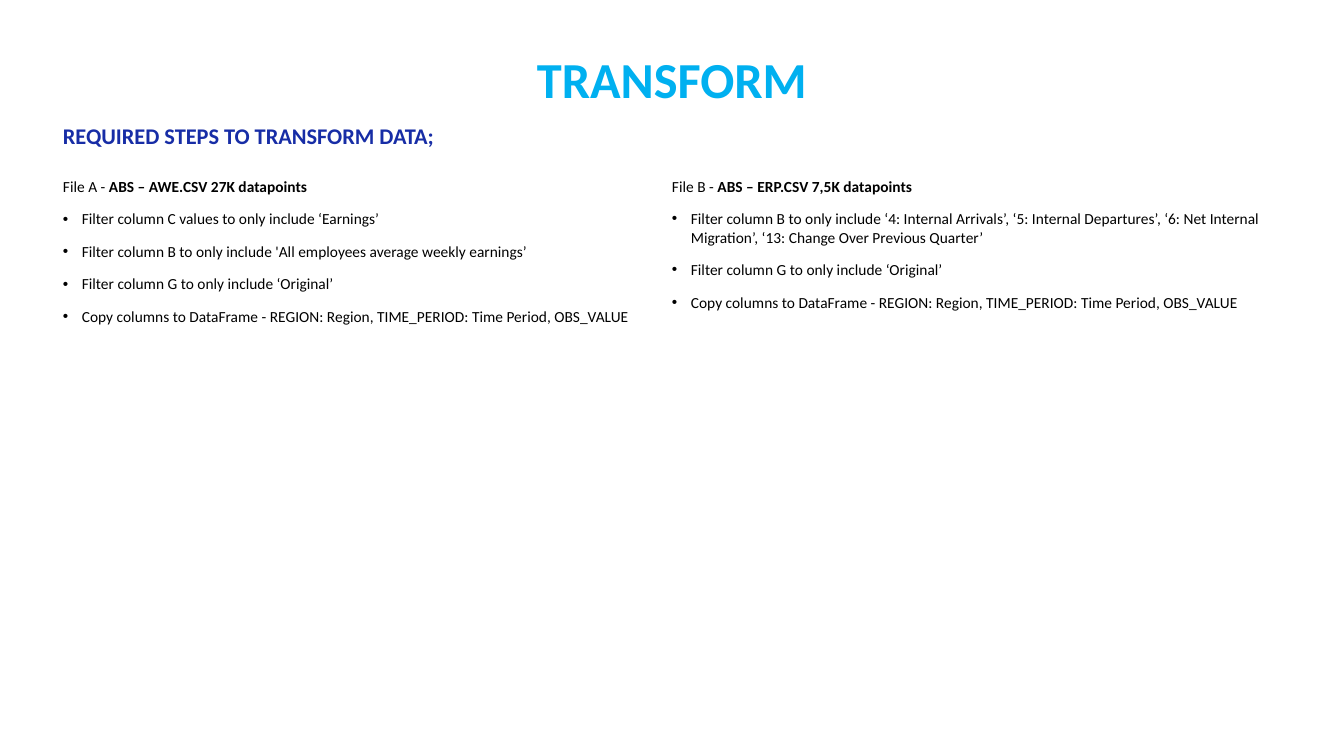
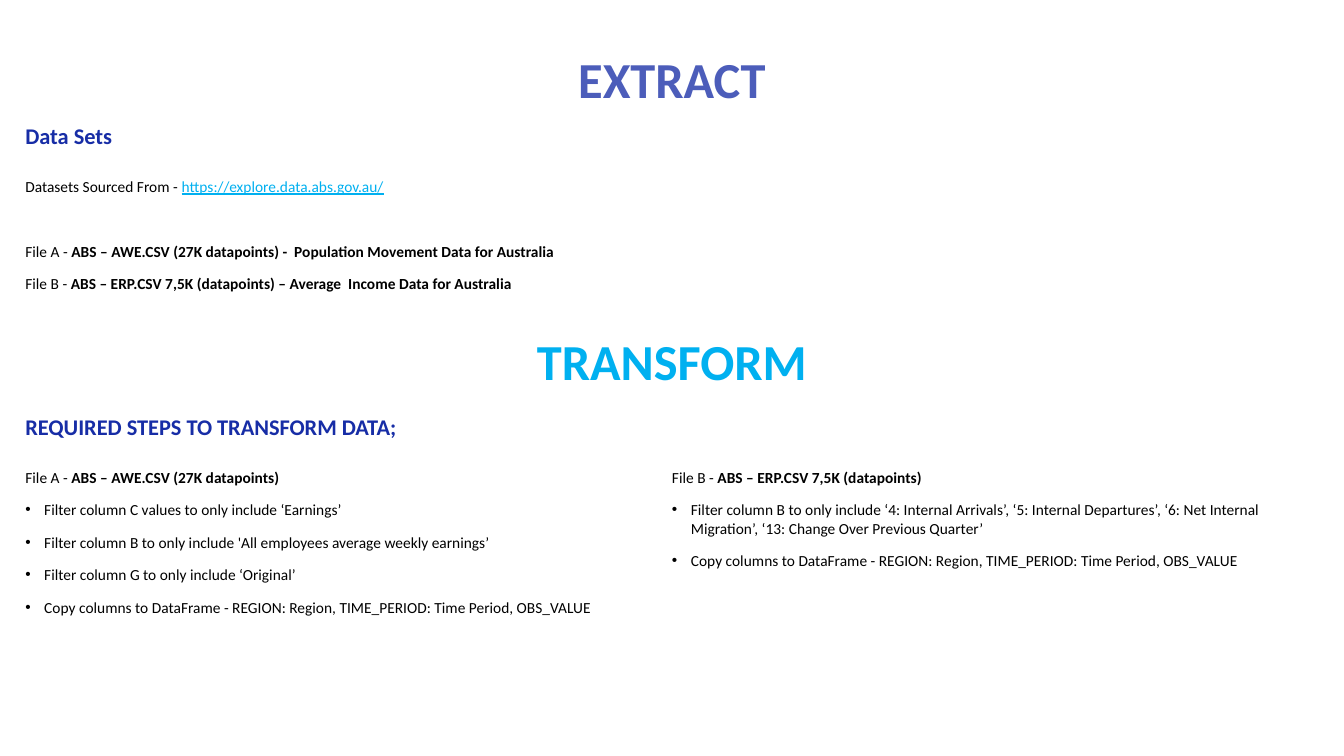
Before and after one commit to jonowood/Project_2, a slide deck: slide 3 of Project 2-ETL - ERP vs.AWE.pptx. Drawn at 1344x756 pixels with LibreOffice and Linux fonts; fonts in the diff are those of the drawing. Boxes give left, top, right and bottom in pixels: in the first picture for what was removed or moved away, otherwise in the second. Text is boxed around its words. In the diff, an @@ line names an element or a change of style, - is before the commit and + after.

```diff
--- a/Project 2-ETL - ERP vs.AWE.pptx
+++ b/Project 2-ETL - ERP vs.AWE.pptx
@@ text added at box(578, 65, 765, 99), 36 pt, text #4C5DBA, bold @@
+EXTRACT
@@ text added at box(25, 129, 112, 144), 16 pt, text #172DA6, bold @@
+Data Sets
@@ text added at box(25, 181, 554, 292), 11 pt, text #000000, bold @@
+Datasets Sourced From - https://explore.data.abs.gov.au/
+File A - ABS – AWE.CSV (27K datapoints) - Population Movement Data for Australia
+File B - ABS – ERP.CSV 7,5K (datapoints) – Average Income Data for Australia
@@ text at box(691, 264, 943, 278): paragraph removed @@
-• Filter column G to only include ‘Original’
@@ title "TRANSFORM": place and size @@
-title "TRANSFORM" at box(537, 65, 807, 99)
+title "TRANSFORM" at box(537, 347, 807, 381)
@@ text "REQUIRED STEPS TO TRANSFORM DATA;": place and size @@
-text "REQUIRED STEPS TO TRANSFORM DATA;" at box(63, 129, 433, 147)
+text "REQUIRED STEPS TO TRANSFORM DATA;" at box(25, 420, 396, 438)
@@ text at box(25, 471, 279, 486): text changed @@
-File A - ABS – AWE.CSV 27K datapoints
+File A - ABS – AWE.CSV (27K datapoints)
@@ text "File A - ABS – ...": place and size @@
-text "File A - ABS – ..." at box(63, 181, 628, 325)
+text "File A - ABS – ..." at box(25, 471, 591, 616)
@@ text at box(672, 471, 921, 486): text changed @@
-File B - ABS – ERP.CSV 7,5K datapoints
+File B - ABS – ERP.CSV 7,5K (datapoints)
@@ text "File B - ABS – ...": place and size @@
-text "File B - ABS – ..." at box(672, 181, 1259, 311)
+text "File B - ABS – ..." at box(672, 471, 1259, 569)
```
Also in this commit, not shown: 2 slides added, 3 slides removed.
